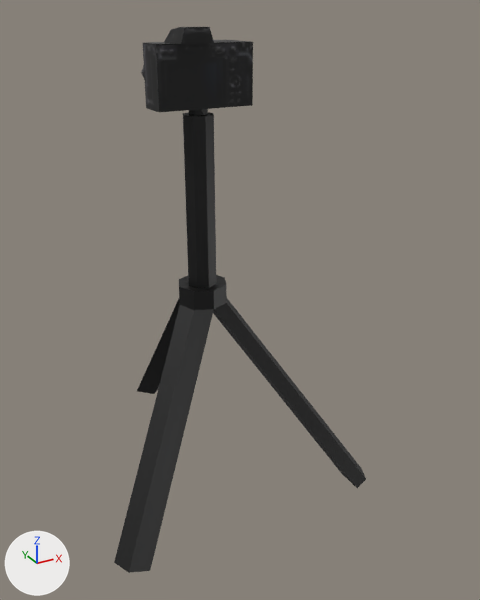
A saved change to the FBX model Assets/Models/Items/camera_tri_pod.fbx.
One viewpoint serves both versions: a 50 mm lens placed at (-13.6, -29.3, 2.4), pointed at (1.9, -1.1, -11.7). Arrows for +X, +Y and +Z are at lower left; the lights stay in place. The older version comes first.

In view in the first picture: 'Camera_Tri_Pod'.
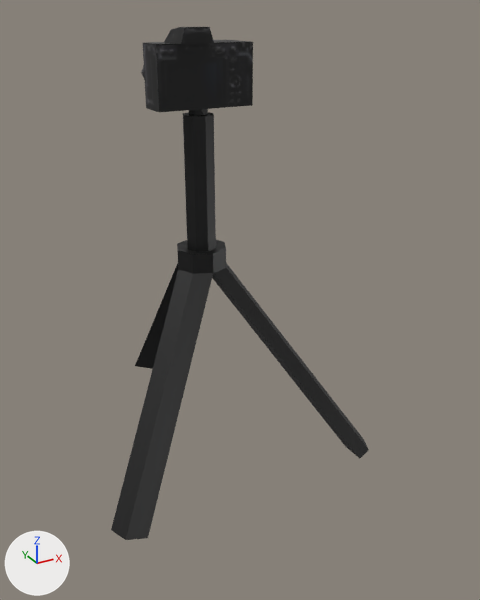
Boxes (x1, y1, x2, y2) around the edits, measured in the pictures (480 x 600 px; the box of a moved part takes in the faces that stretch with it):
'Camera_Tri_Pod', reshaped (6% shorter): before (114, 27, 366, 573); after (111, 27, 369, 540)
part 1 of me_cube, moved or reshaped: before (179, 137, 226, 291); after (177, 134, 226, 254)
part 2 of me_cube, moved or reshaped: before (114, 285, 366, 573); after (111, 248, 369, 540)

The change, as a diff of the scene's bpy script:
```diff
--- a/Assets/Models/Items/camera_tri_pod.fbx.py
+++ b/Assets/Models/Items/camera_tri_pod.fbx.py
@@ me_cube @@
 # used by ob_camera_tri_pod; location = (0.0, 0.0, 0.0)
-me_cube.from_pydata(...)  # 154 vertices, 144 faces; spans x -7.4..7.2, y -6.9..8.6, z -21.5..1.7
+me_cube.from_pydata(...)  # 154 vertices, 144 faces; spans x -7.4..7.2, y -6.9..8.6, z -19.5..1.7
+# me_cube part 1: all 8 vertices in x -0.8..0.7, y -1.4..0.1, z -10.5 are moved by (0.0, 0.0, 1.9)
+# me_cube part 2: 37 of the vertices in x -7.4..7.2, y -6.9..8.6, z -21.5..-10.5 are moved by (0.0, 0.0, 2.0)
+# other edits to the shape of me_cube do not show in these pictures
 me_cube.materials.append(mat_camera_texture)
```
